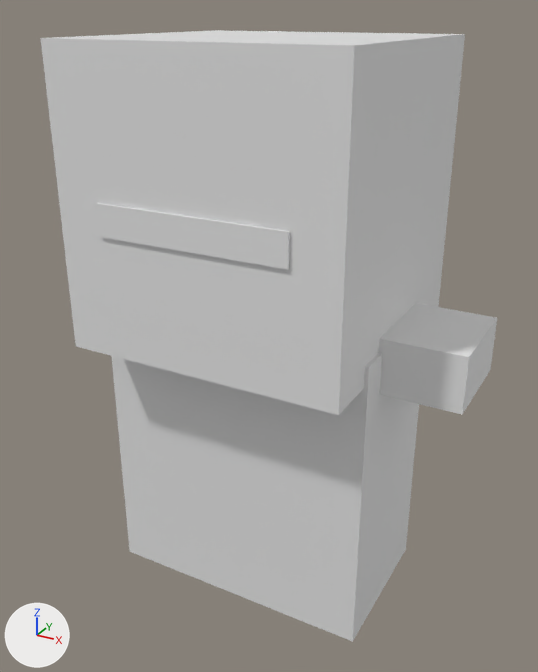
What one commit did to the glTF model assets/models/equipment/armour_heavy.glb.
Before and after are seen from a camera (50 mm lens) standing at (1.38, -2.51, 3.6) and looking at (0.01, -0.01, 2.35). The axes (+X, +Y, +Z) are drawn at lower left. The lights are the same throughout. The older version comes first.

Names of what the first picture shows: 'HeavyChest_Main', 'HeavyChest_PaulL', 'HeavyHelm_Main', 'HeavyHelm_Slit'.
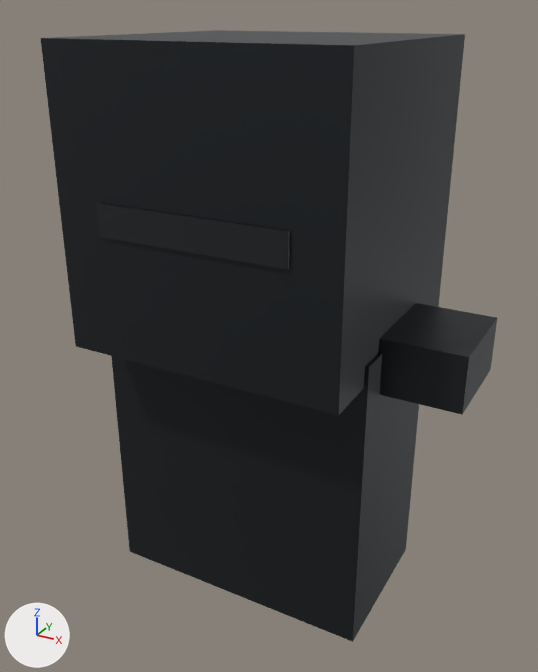
Edits to the bpy script that builds the scene:
```text
Change mat_heavy_plate:
    mat_heavy_plate.base_color: (0.8, 0.8, 0.8) -> (0.0232, 0.0273, 0.0319)  # white #e7e7e7 -> dark grey #2a2e32
    mat_heavy_plate.metallic: 0.0 -> 0.6
Change mat_helm_slit:
    mat_helm_slit.base_color: (0.8, 0.8, 0.8) -> (0.00913, 0.0116, 0.0137)  # white #e7e7e7 -> black #181c1f
```

Pixel boxes (x1, y1, x2, y2) of what changed, in the pictures (538 x 672 px):
'HeavyHelm_Main', recoloured, surface changed (white to dark grey)
    both: (41, 30, 465, 415)
'HeavyChest_Main', recoloured, surface changed (white to dark grey)
    both: (111, 353, 419, 642)
'HeavyChest_PaulL', recoloured, surface changed (white to dark grey)
    both: (378, 303, 497, 415)
'HeavyHelm_Slit', recoloured (white to black)
    both: (96, 203, 290, 270)
